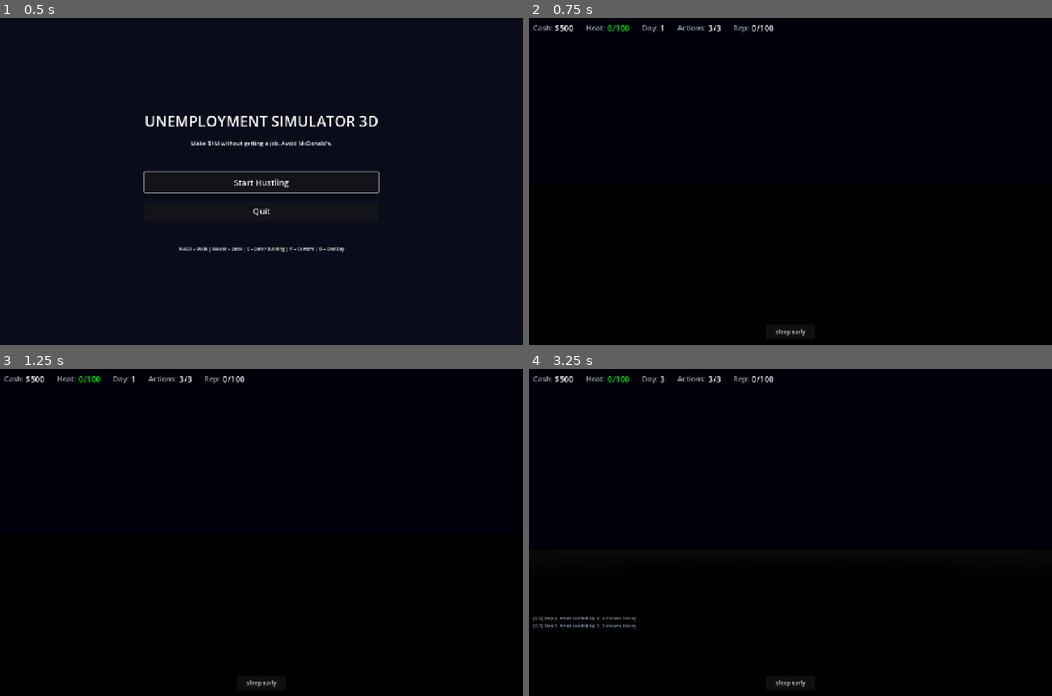
Above: before the commit, frames 1-4 (two rows, left to right).
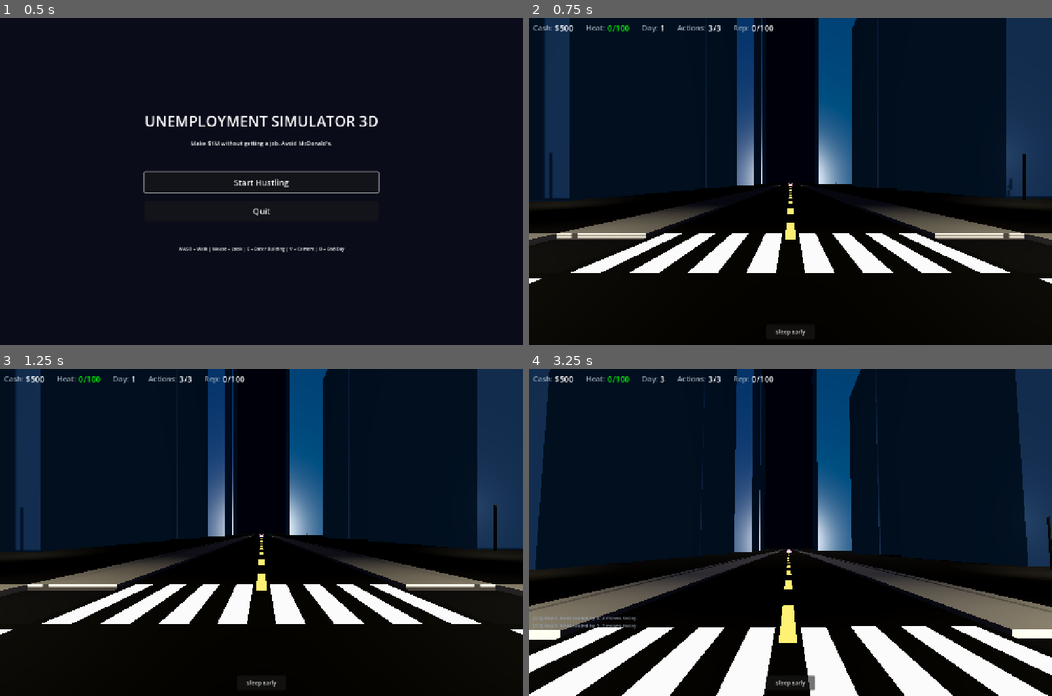
Above: after the commit, the same moments.

Repository: buttergolemcode/unemploymentsimulator
Game: Godot game, scene res://scenes/MainMenu.tscn
Two runs of this game, one before a commit and one after it. Both use one fixed random seed, a clock stepped at 60 frames per second and the inputs below.
Inputs (mouse positions are in pixels of both pictures, inside the frame that each line leads up to):
- Up to frame 1 (0.5 s): no input
- Up to frame 2 (0.75 s): click "Start Hustling" at 0.5 s
- Up to frame 3 (1.25 s): no input
- Up to frame 4 (3.25 s): click "Sleep Early" at 1.25 s; click "OK" at 2 s; tap Enter at 2.75 s; move the mouse to (816, 532) at 2.77 s; hold W from 2.78 s (still down); tap V at 2.85 s; click (816, 532) at 2.92 s; tap Space at 3.02 s

Frame 1 is identical in both runs. In frame 2, 23% of the frame differs, in the area x 0-100%, y 0-82%; in frame 3, 23%; in frame 4, 28%, in the area x 0-100%, y 0-100%.
Error before the commit: Parse Error: Cannot find member "NAVY" in base "Color". (res://scripts/WorldBuilder.gd:857)

Commit message:
Fix: Cannot find member 'NAVY' in base 'Color'
Godot 4 does not have Color.NAVY constant (unlike Godot 3).
Replaced with explicit RGB: Color(0.12, 0.23, 0.54) — same navy blue.

Proactive scan: verified all other Color.* constants used in scripts
(BLACK, WHITE, RED, GREEN, BLUE, GRAY, YELLOW, ORANGE, DIM_GRAY) all
exist in Godot 4 — no other issues found.

Diff:
--- a/godot/scripts/WorldBuilder.gd
+++ b/godot/scripts/WorldBuilder.gd
@@ -854,7 +854,7 @@
 		ship.position = Vector3(540, 4, ship_z + 15)  # next to pier, half in water
 		var ship_mat = StandardMaterial3D.new()
 		var ship_colors = ["#1e3a5f", "#1e293b", "#0c4a6e", "#1e3a5f"]
-		ship_mat.albedo_color = Color.from_string(ship_colors[ship_idx % 4], Color.NAVY)
+		ship_mat.albedo_color = Color.from_string(ship_colors[ship_idx % 4], Color(0.12, 0.23, 0.54))
 		ship_mat.roughness = 0.4
 		ship_mat.metalness = 0.5
 		ship.material_override = ship_mat
